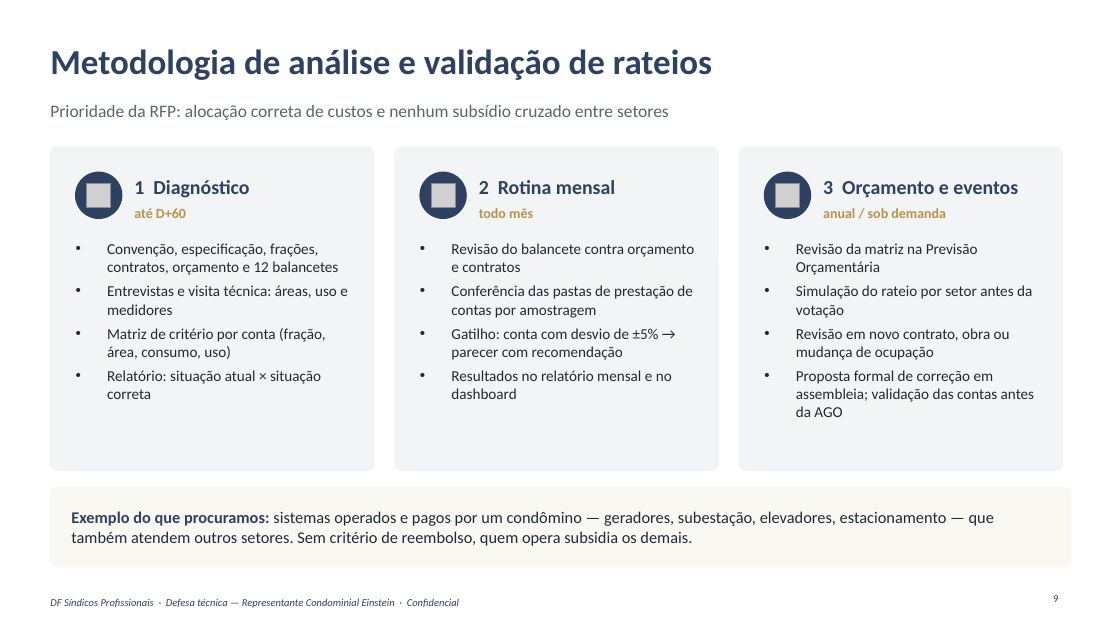
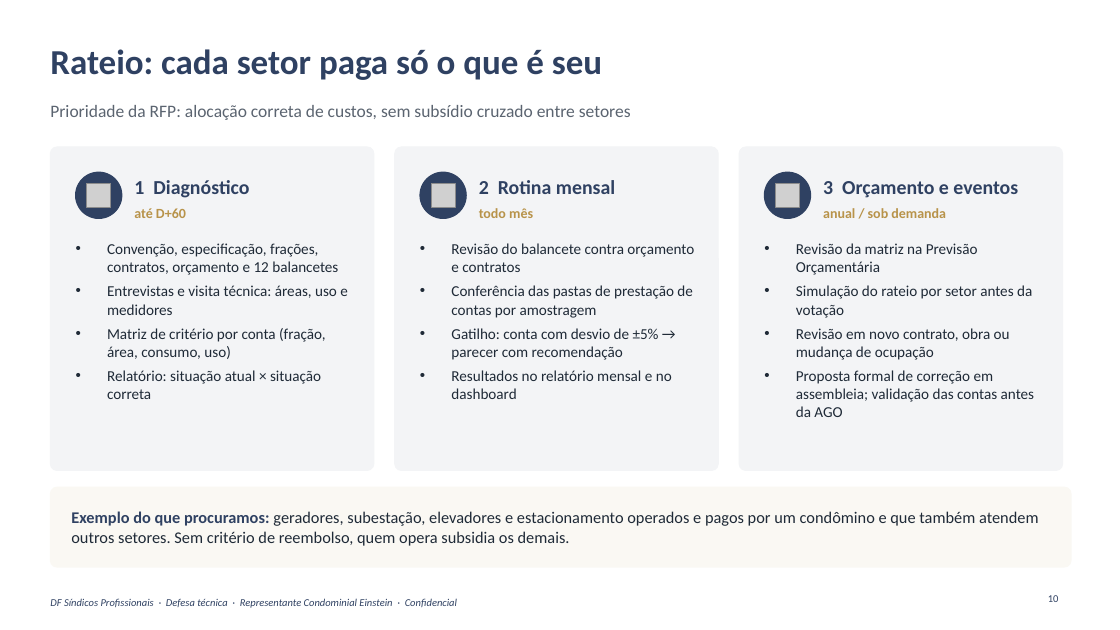
Before and after one commit to caiogavioli/Brainstorm, a slide deck: slide 10 of entregas/apresentacao-13-10/DF_Apresentacao_Einstein_13-10.pptx (slide 9 before the commit). Drawn at 1120x630 pixels with LibreOffice and Linux fonts; fonts in the diff are those of the drawing; grey boxes stand for pictures; background and template pictures are left out. Boxes give left, top, right and bottom in pixels: in the first picture for what was removed or moved away, otherwise in the second. Text is boxed around its words. In the diff, an @@ line names an element or a change of style, - is before the commit and + after.

```diff
--- a/entregas/apresentacao-13-10/DF_Apresentacao_Einstein_13-10.pptx
+++ b/entregas/apresentacao-13-10/DF_Apresentacao_Einstein_13-10.pptx
@@ title at [50, 49, 602, 80]: text changed @@
-Metodologia de análise e validação de rateios
+Rateio: cada setor paga só o que é seu
@@ text at [50, 105, 631, 120]: text changed @@
-Prioridade da RFP: alocação correta de custos e nenhum subsídio cruzado entre setores
+Prioridade da RFP: alocação correta de custos, sem subsídio cruzado entre setores
@@ text at [71, 511, 1038, 546]: text changed @@
-Exemplo do que procuramos: sistemas operados e pagos por um condômino — geradores, subestação, elevadores, estacionamento — que também atendem outros setores. Sem critério de reembolso, quem opera subsidia os demais.
+Exemplo do que procuramos: geradores, subestação, elevadores e estacionamento operados e pagos por um condômino e que também atendem outros setores. Sem critério de reembolso, quem opera subsidia os demais.
@@ text at [50, 598, 457, 608]: text changed @@
-DF Síndicos Profissionais · Defesa técnica — Representante Condominial Einstein · Confidencial
+DF Síndicos Profissionais · Defesa técnica · Representante Condominial Einstein · Confidencial
@@ page number at [1048, 595, 1059, 602]: text changed @@
-9
+10
```
Also in this commit, not shown: 24 other slides changed, 11 other files.
